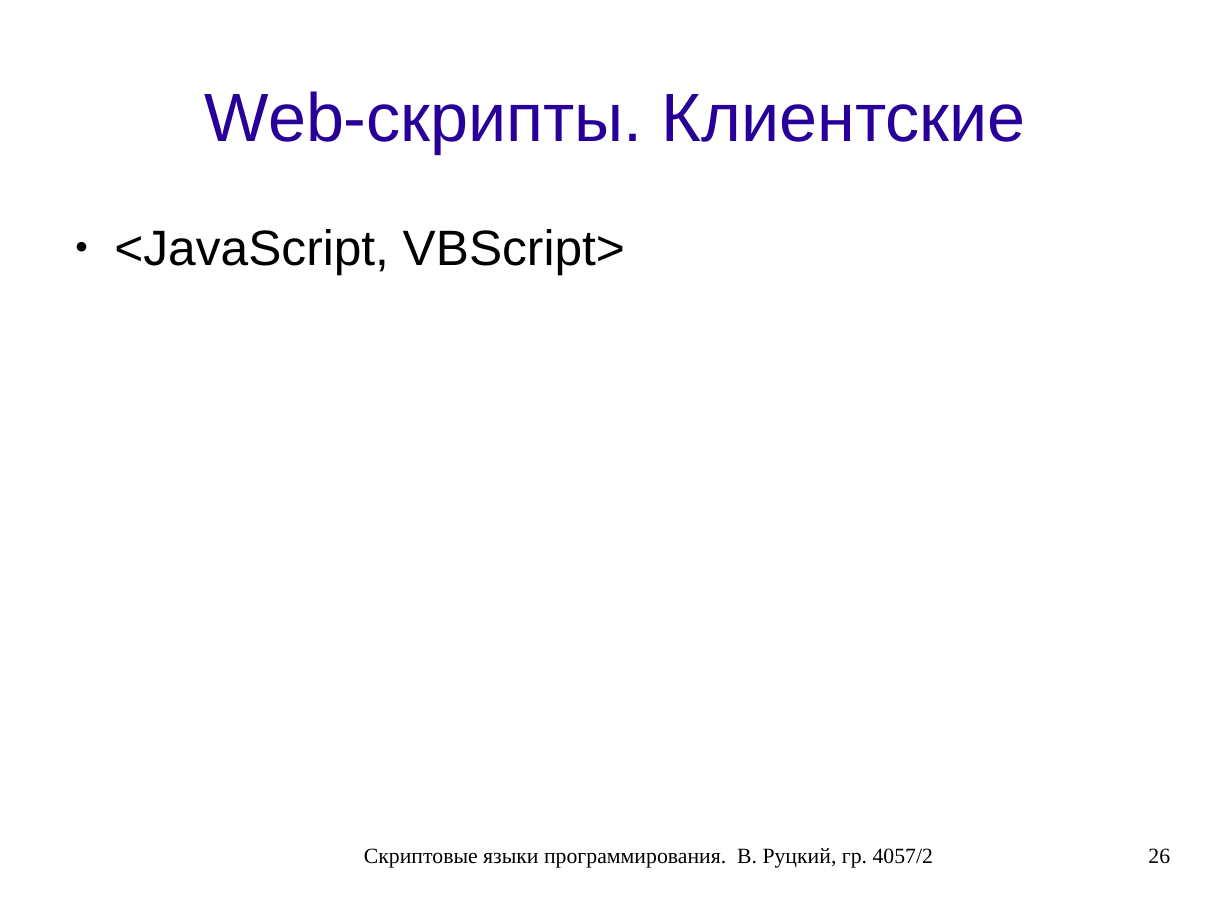
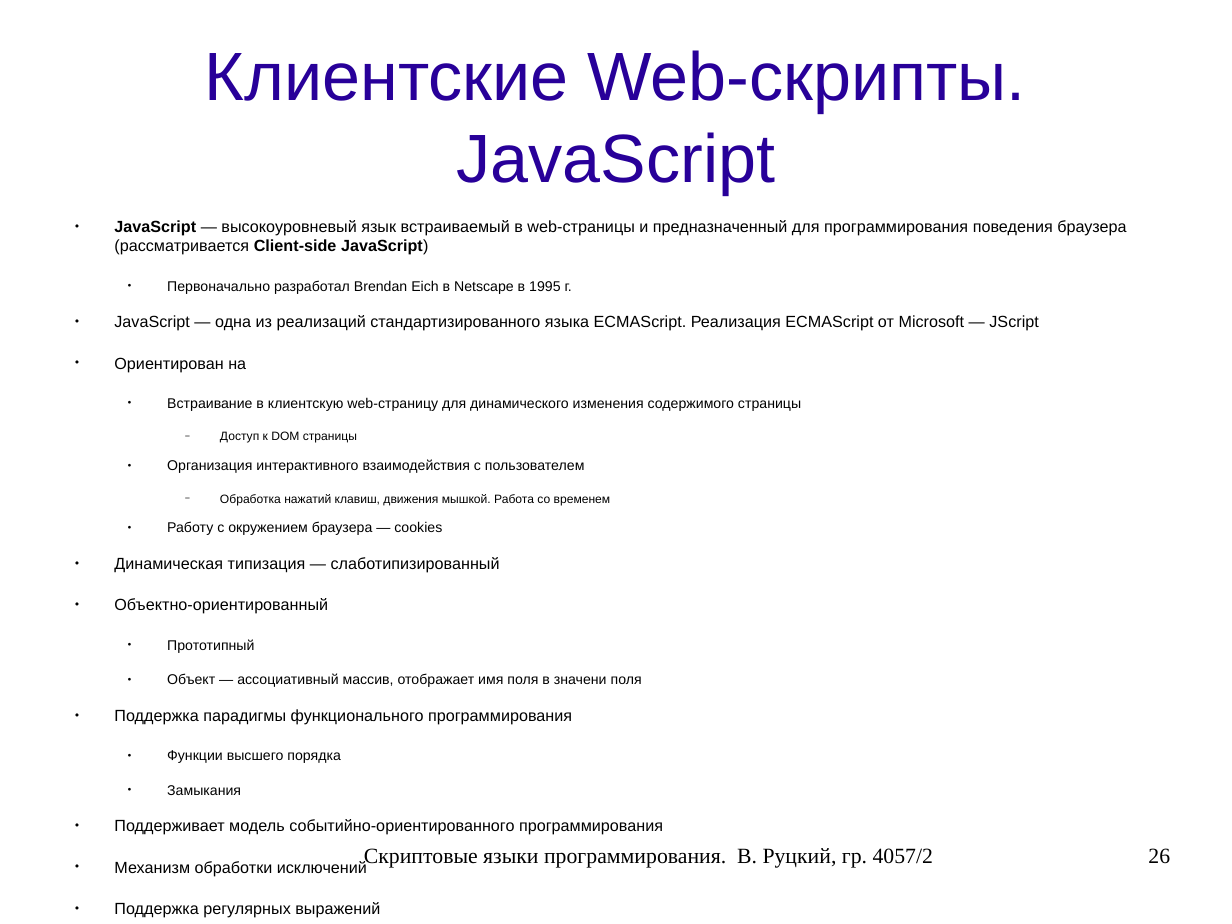
Before and after one commit to rutsky/semester07, a slide deck: slide 26 of Operation_systems/scripting_languages/40572_Rutsky_Scripting_languages.odp. Drawn at 1232x924 pixels with LibreOffice and Linux fonts; fonts in the diff are those of the drawing. Boxes give left, top, right and bottom in pixels: in the first picture for what was removed or moved away, otherwise in the second. Text is boxed around its words. In the diff, an @@ line names an element or a change of style, - is before the commit and + after.

Commit message:
Scripting languages presentation: JavaScript part.

```diff
--- a/Operation_systems/scripting_languages/40572_Rutsky_Scripting_languages.odp
+++ b/Operation_systems/scripting_languages/40572_Rutsky_Scripting_languages.odp
@@ title at (205,50,1026,194): text changed @@
-Web-скрипты. Клиентские
+Клиентские Web-скрипты. JavaScript
@@ text at (114,220,1126,918): text changed; size 32 to 10.4 pt @@
-● <JavaScript, VBScript>
+● JavaScript — высокоуровневый язык встраиваемый в web-страницы и предназначенный для программирования поведения браузера (рассматривается Client-side JavaScript)
+  ● Первоначально разработал Brendan Eich в Netscape в 1995 г.
+● JavaScript — одна из реализаций стандартизированного языка ECMAScript. Реализация ECMAScript от Microsoft — JScript
+● Ориентирован на
+  ● Встраивание в клиентскую web-страницу для динамического изменения содержимого страницы
+    − Доступ к DOM страницы
+  ● Организация интерактивного взаимодействия с пользователем
+    − Обработка нажатий клавиш, движения мышкой. Работа со временем
+  ● Работу с окружением браузера — cookies
+● Динамическая типизация — слаботипизированный
+● Объектно-ориентированный
+  ● Прототипный
+  ● Объект — ассоциативный массив, отображает имя поля в значени поля
+● Поддержка парадигмы функционального программирования
+  ● Функции высшего порядка
+  ● Замыкания
+● Поддерживает модель событийно-ориентированного программирования
+● Механизм обработки исключений
+● Поддержка регулярных выражений
+● Безопасное выполнение в закрытом окружении браузера
```
Also in this commit, not shown: 8 other slides changed, 1 slide added.
